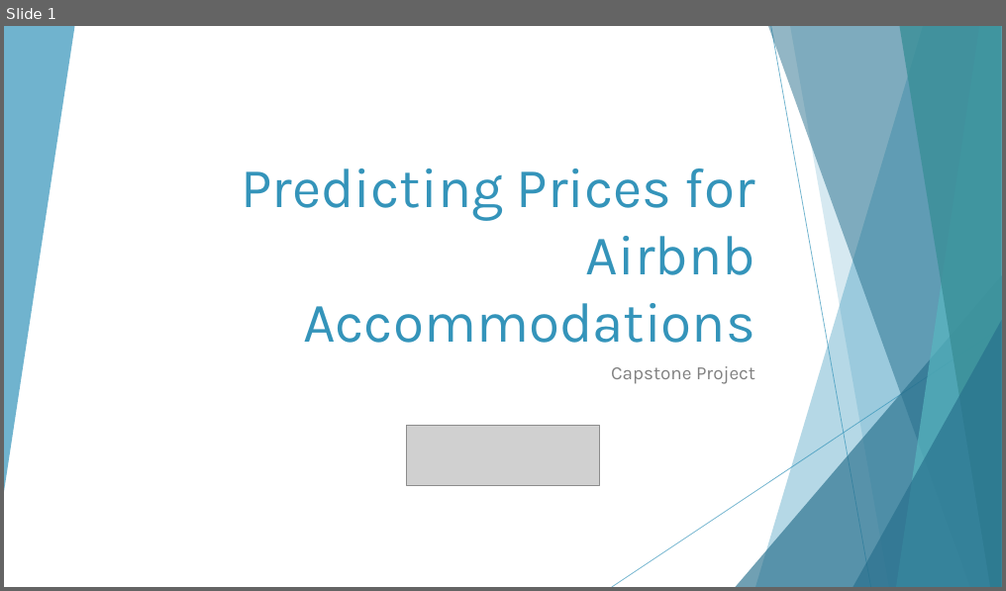
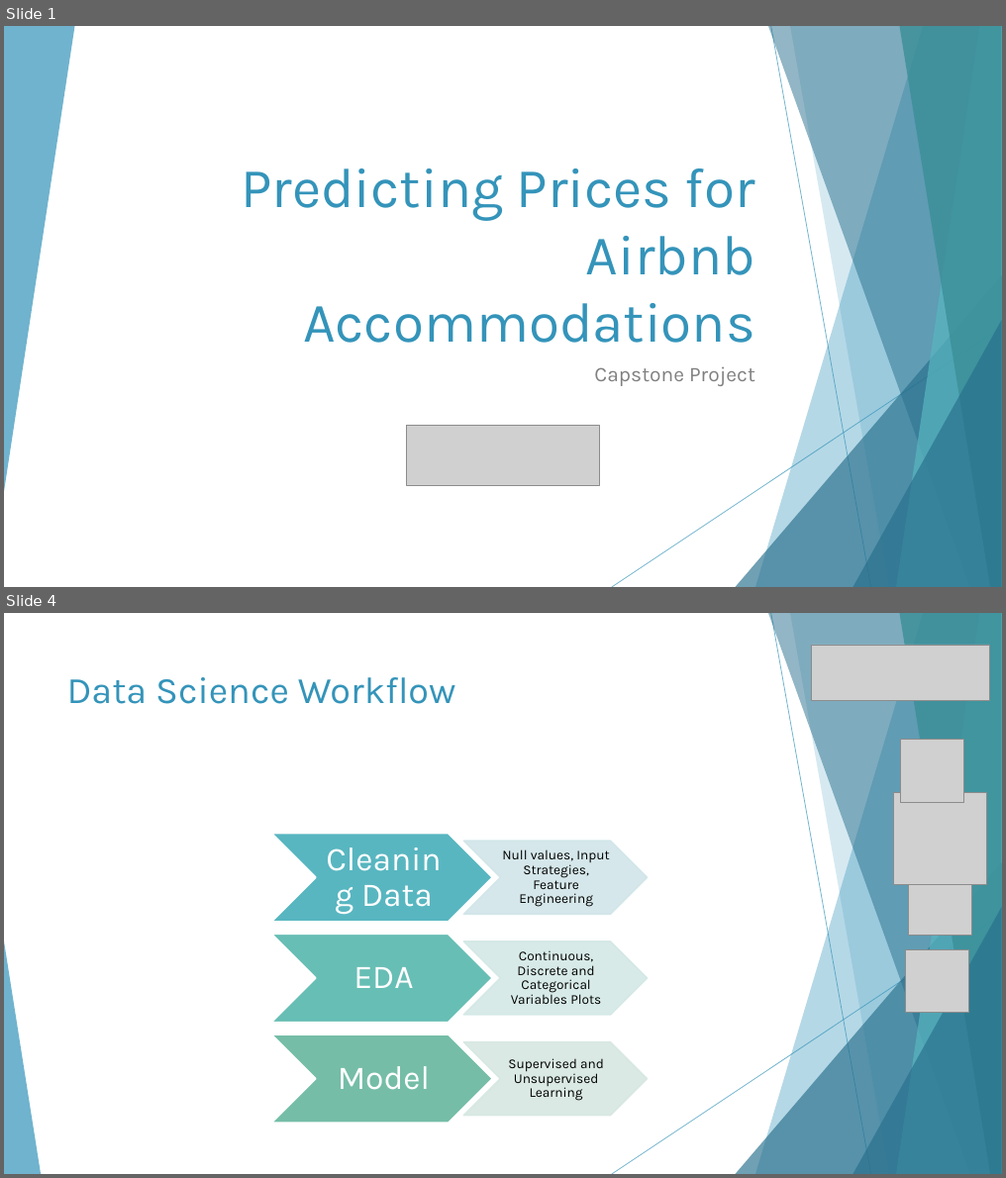
Before and after one commit to sresende/airbnb_data_analysis, a slide deck: Airbnb Presentation.pptx. Shown one above the other, each under a label of ours: slide 1 before the commit, slides 1 and 4 after it; the slides between them are not shown. The pictures are 1006x591 and 1006x1178 pixels, drawn with LibreOffice and Linux fonts; fonts in the diff are those of the drawing; grey boxes stand for pictures. Boxes give left, top, right and bottom in pixels: in the first picture for what was removed or moved away, otherwise in the second. Text is boxed around its words. In the diff, an @@ line names an element or a change of style, - is before the commit and + after.

```diff
--- a/Airbnb Presentation.pptx
+++ b/Airbnb Presentation.pptx
@@ slide 4 added at (x1=4, y1=613, x2=1002, y2=1174), background #FFFFFF; not listed: 9 template elements that a slide beside it also shows @@
@@ picture added at (x1=811, y1=645, x2=989, y2=700) @@
@@ title added at (x1=67, y1=677, x2=456, y2=704), 36 pt, text #3494BA @@
+Data Science Workflow
@@ picture added at (x1=901, y1=740, x2=963, y2=802) @@
@@ picture added at (x1=894, y1=792, x2=986, y2=884) @@
@@ picture added at (x1=908, y1=872, x2=971, y2=935) @@
@@ triangle added at (x1=4, y1=942, x2=41, y2=1174), fill #3494BA at 70% opacity @@
@@ picture added at (x1=906, y1=950, x2=969, y2=1013) @@
@@ group added at (x1=272, y1=834, x2=648, y2=1124): 6 chevrons, 6 texts @@
+Cleaning Data
+Null values, Input Strategies, Feature Engineering
+EDA
+Continuous, Discrete and Categorical Variables Plots
+Model
+Supervised and Unsupervised Learning
@@ slide 1 changed as well @@
@@ subtitle "Capstone Project" at (x1=594, y1=367, x2=755, y2=386): size 18 to 20 pt @@
```
Also in this commit, not shown: 2 other slides changed, 12 other slides added, 5 slides removed, 12 other files.
